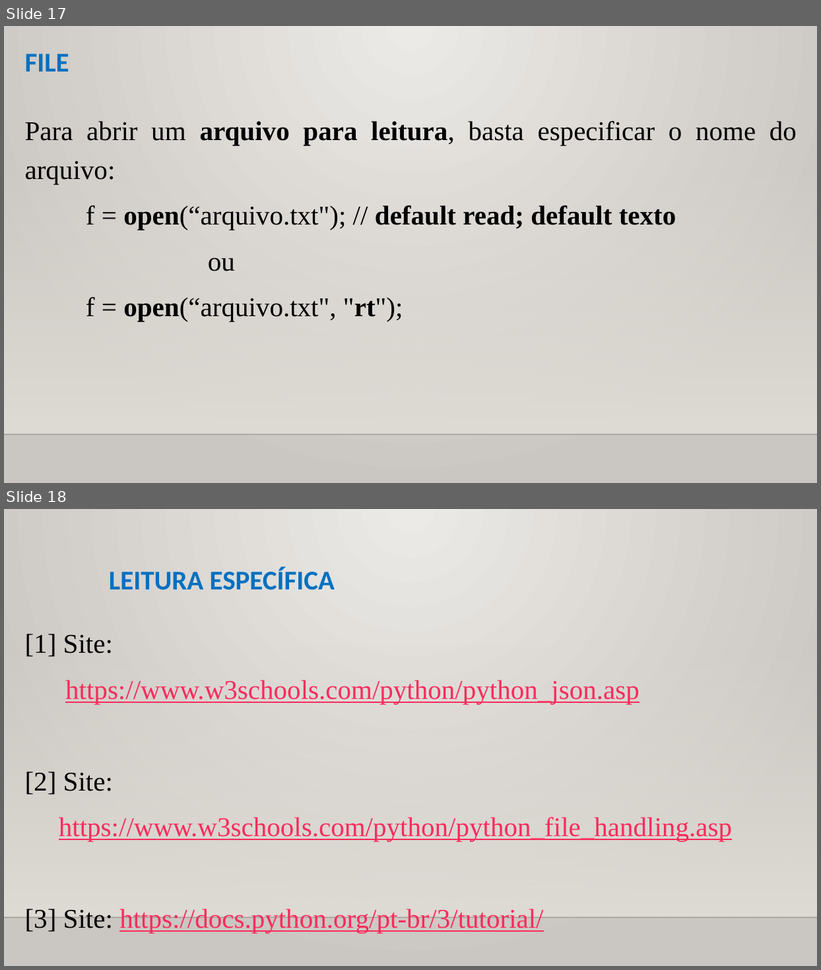
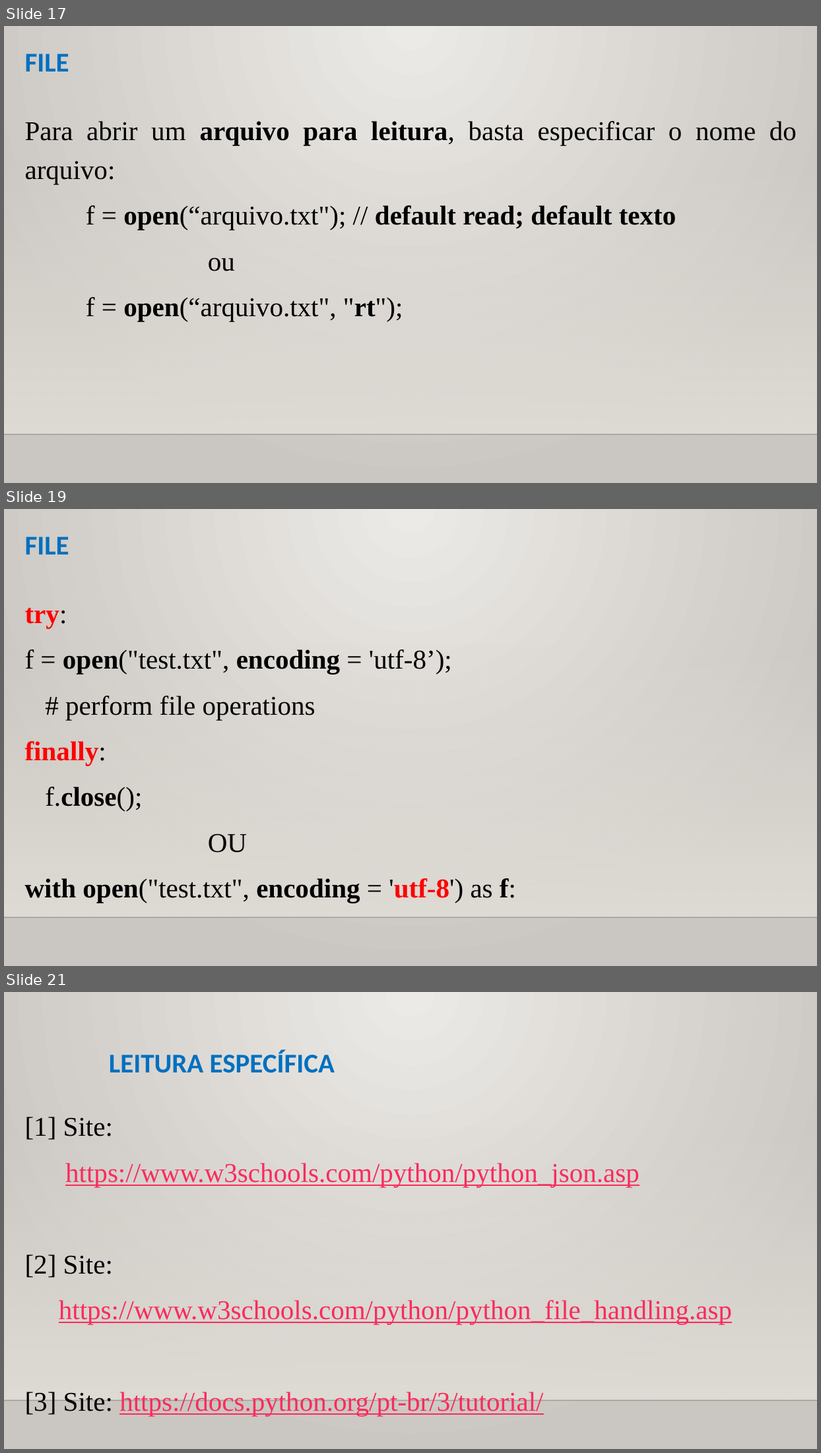
Before and after one commit to CloudEducationBrazil/WydenPythonParadigmas, a slide deck: 01 Classes/Aula 10 Programação Python - Arquivos e JSON.pptx. Shown one above the other, each under a label of ours: slides 17 and 18 before the commit, slides 17, 19 and 21 after it; the slides between them are not shown. The pictures are 821x970 and 821x1453 pixels, drawn with LibreOffice and Linux fonts; fonts in the diff are those of the drawing; background and template pictures are left out. Boxes give left, top, right and bottom in pixels: in the first picture for what was removed or moved away, otherwise in the second. Text is boxed around its words. In the diff, an @@ line names an element or a change of style, - is before the commit and + after.

```diff
--- a/01 Classes/Aula 10 Programação Python - Arquivos e JSON.pptx
+++ b/01 Classes/Aula 10 Programação Python - Arquivos e JSON.pptx
@@ slide 19 added at [4,509,817,966], background picture (left out); not listed: 2 template elements that a slide beside it also shows @@
@@ title added at [25,537,69,555], 24 pt, text #0070C0, bold @@
+FILE
@@ text added at [25,608,516,903], 24 pt, text #000000 @@
+try:
+f = open("test.txt", encoding = 'utf-8’);
+# perform file operations
+finally:
+f.close();
+OU
+with open("test.txt", encoding = 'utf-8') as f:
@@ what was slide 18 is now slide 21 @@
```
Also in this commit, not shown: 2 other slides added, 2 other files.
